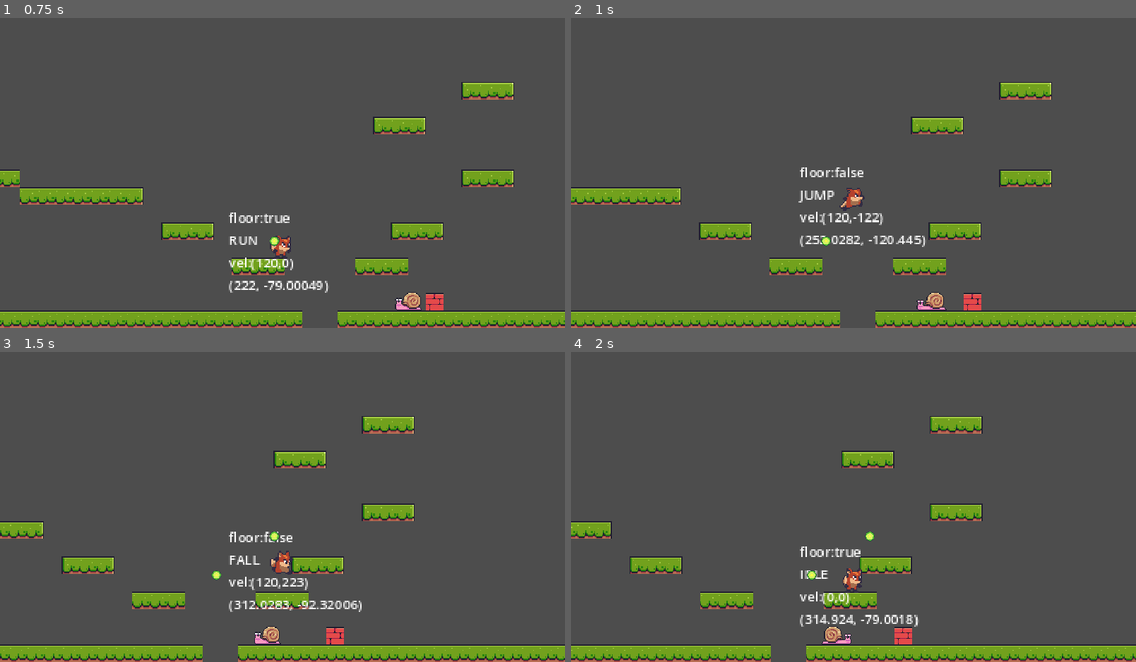
Above: before the commit, frames 1-4 (two rows, left to right).
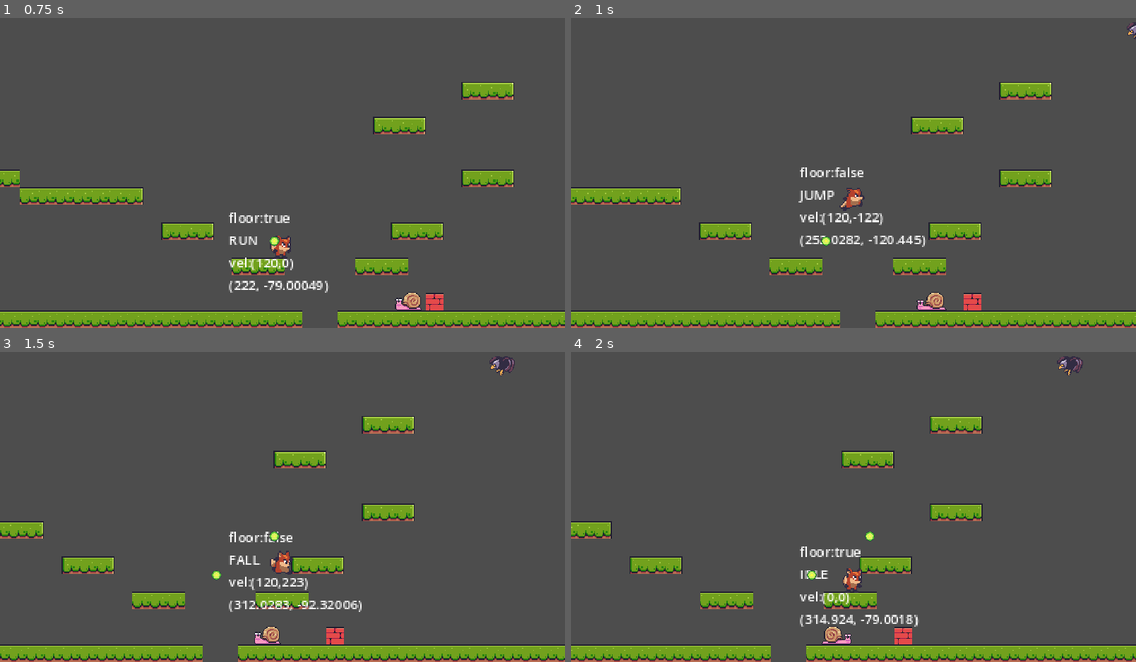
Above: after the commit, the same moments.

Repository: jaerrib/learning-godot
Game: Godot game, scene res://scenes/level_base/level_base.tscn
The game is run twice, just before and just after one commit, with the same random seed, the same clock (stepped at 60 frames per second) and the same inputs.
Inputs:
- Up to frame 1 (0.75 s): hold D (right) from 0.53 s (still down); tap E (shoot) at 0.6 s
- Up to frame 2 (1 s): keep holding D (right); tap Space (jump) at 0.77 s
- Up to frame 3 (1.5 s): keep holding D (right); tap E (shoot) at 1.35 s
- Up to frame 4 (2 s): keep holding D (right); tap Space (jump) at 1.52 s

Frame 1 is identical in both runs. In frame 2, less than 0.1% of the frame differs, in the area x 98-100%, y 1-7%; in frame 3, 0.2%, in the area x 86-92%, y 1-8%; in frame 4, 0.2%.

Commit message:
Set up eagle visuals

Diff:
--- /dev/null
+++ b/foxy-antics/scenes/enemies/eagle.tscn
@@ -0,0 +1,64 @@
+[gd_scene load_steps=9 format=3 uid="uid://s8wvvnvvmoqd"]
+
+[ext_resource type="PackedScene" uid="uid://cc2t5rcgtnxu6" path="res://scenes/enemy_base/enemy_base.tscn" id="1_3gbhp"]
+[ext_resource type="Texture2D" uid="uid://br10bjl8yeykx" path="res://assets/enemies/eagle/eagle-attack.png" id="2_b4jrx"]
+[ext_resource type="PackedScene" uid="uid://bi2goefl8wtff" path="res://scenes/shooter/shooter.tscn" id="3_73kod"]
+
+[sub_resource type="AtlasTexture" id="AtlasTexture_57chh"]
+atlas = ExtResource("2_b4jrx")
+region = Rect2(0, 0, 40, 41)
+
+[sub_resource type="AtlasTexture" id="AtlasTexture_v24r1"]
+atlas = ExtResource("2_b4jrx")
+region = Rect2(40, 0, 40, 41)
+
+[sub_resource type="AtlasTexture" id="AtlasTexture_8vg4i"]
+atlas = ExtResource("2_b4jrx")
+region = Rect2(80, 0, 40, 41)
+
+[sub_resource type="AtlasTexture" id="AtlasTexture_t656s"]
+atlas = ExtResource("2_b4jrx")
+region = Rect2(120, 0, 40, 41)
+
+[sub_resource type="SpriteFrames" id="SpriteFrames_yir5i"]
+animations = [{
+"frames": [{
+"duration": 1.0,
+"texture": SubResource("AtlasTexture_57chh")
+}, {
+"duration": 1.0,
+"texture": SubResource("AtlasTexture_v24r1")
+}, {
+"duration": 1.0,
+"texture": SubResource("AtlasTexture_8vg4i")
+}, {
+"duration": 1.0,
+"texture": SubResource("AtlasTexture_t656s")
+}],
+"loop": true,
+"name": &"fly",
+"speed": 5.0
+}]
+
+[node name="Eagle" instance=ExtResource("1_3gbhp")]
+collision_mask = 0
+
+[node name="AnimatedSprite2D" parent="." index="1"]
+sprite_frames = SubResource("SpriteFrames_yir5i")
+animation = &"fly"
+frame = 3
+frame_progress = 0.325532
+
+[node name="DirectionTimer" type="Timer" parent="." index="4"]
+wait_time = 3.0
+
+[node name="PlayerDetector" type="RayCast2D" parent="." index="5"]
+target_position = Vector2(0, 300)
+collision_mask = 2
+collide_with_areas = true
+collide_with_bodies = false
+
+[node name="Shooter" parent="." index="6" instance=ExtResource("3_73kod")]
+speed = 120.0
+bullet_key = 3
+shoot_delay = 1.5
--- a/foxy-antics/scenes/level_base/level_base.tscn
+++ b/foxy-antics/scenes/level_base/level_base.tscn
@@ -6,6 +6,7 @@
 [ext_resource type="PackedScene" uid="uid://bijvjynn5pea0" path="res://scenes/object_maker/object_maker.tscn" id="3_25s5n"]
 [ext_resource type="PackedScene" uid="uid://ctw5jfabbj7e7" path="res://scenes/enemies/snail.tscn" id="5_qp7id"]
 [ext_resource type="PackedScene" uid="uid://bnuahew84wt5p" path="res://scenes/enemies/frog.tscn" id="6_st55s"]
+[ext_resource type="PackedScene" uid="uid://s8wvvnvvmoqd" path="res://scenes/enemies/eagle.tscn" id="7_2lspu"]
 
 [sub_resource type="TileSetAtlasSource" id="TileSetAtlasSource_xs713"]
 texture = ExtResource("1_05qyw")
@@ -228,3 +229,6 @@
 
 [node name="Frog2" parent="Enemies" instance=ExtResource("6_st55s")]
 position = Vector2(633, -28)
+
+[node name="Eagle" parent="Enemies" instance=ExtResource("7_2lspu")]
+position = Vector2(513, -274)
Not shown: 1 places in foxy-antics/scenes/level_base/level_base.tscn that only renumber resources
